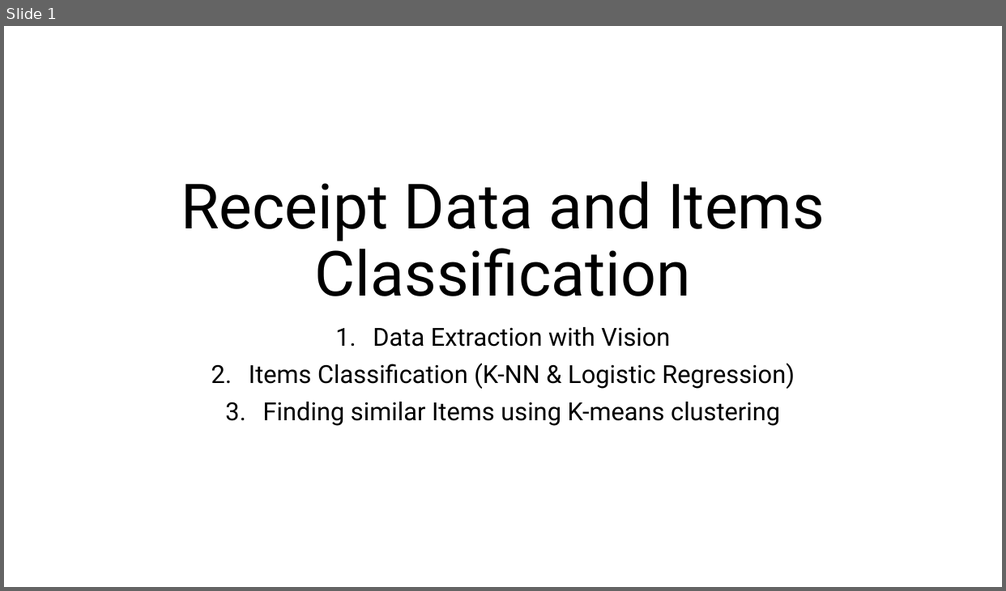
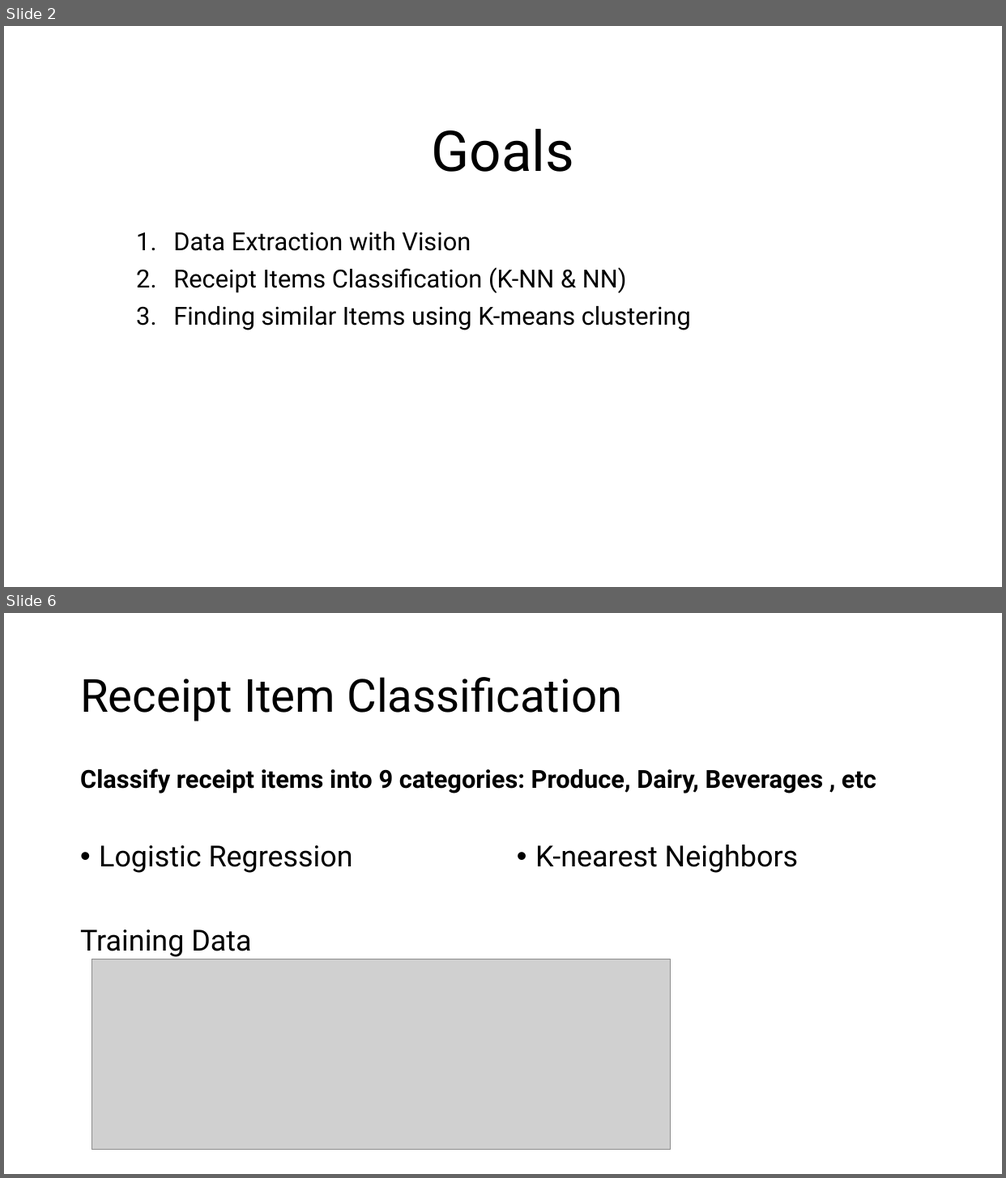
Before and after one commit to iradualbert/dst-receipt-expense, a slide deck: Receipt_Images_Processing.pptx. Shown one above the other, each under a label of ours: slide 1 before the commit, slides 2 and 6 after it; the slides between them are not shown. The pictures are 1006x591 and 1006x1178 pixels, drawn with LibreOffice and Linux fonts; fonts in the diff are those of the drawing; grey boxes stand for pictures. Boxes give left, top, right and bottom in pixels: in the first picture for what was removed or moved away, otherwise in the second. Text is boxed around its words. In the diff, an @@ line names an element or a change of style, - is before the commit and + after.

```diff
--- a/Receipt_Images_Processing.pptx
+++ b/Receipt_Images_Processing.pptx
@@ slide 6 added at bbox=[4, 613, 1002, 1174], background #FFFFFF @@
@@ title added at bbox=[80, 677, 622, 722], 44 pt, text #000000 @@
+Receipt Item Classification
@@ text added at bbox=[80, 769, 876, 794], 24 pt, text #000000, bold @@
+Classify receipt items into 9 categories: Produce, Dairy, Beverages , etc
@@ text added at bbox=[80, 845, 353, 957], 28 pt, text #000000 @@
+• Logistic Regression
+Training Data
@@ text added at bbox=[535, 845, 799, 873], 28 pt, text #000000 @@
+• K-nearest Neighbors
@@ picture added at bbox=[92, 960, 671, 1150] @@
@@ what was slide 1 is now slide 2 @@
@@ slide 2 changed as well @@
@@ title at bbox=[431, 129, 574, 172]: text changed; size 60 to 54 pt @@
-Receipt Data and Items Classification
+Goals
@@ subtitle "Data Extraction with Vision": place and size @@
-subtitle "Data Extraction with Vision" at bbox=[249, 327, 795, 426]
+subtitle "Data Extraction with Vision" at bbox=[173, 232, 691, 331]
@@ subtitle at bbox=[173, 232, 691, 331]: alignment centre to left @@
@@ subtitle at bbox=[173, 267, 627, 293]: text changed @@
-2. Items Classification (K-NN & Logistic Regression)
+2. Receipt Items Classification (K-NN & NN)
```
Also in this commit, not shown: 7 other slides added, 2 other files.
